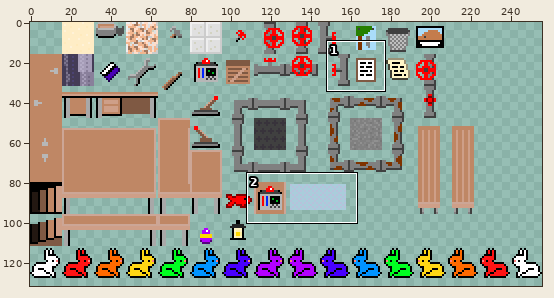
A sprite sheet gets an edit: The Revenge/The Revenge/bin/Debug/tileset1.png. The picture above shows the old version from afar; the outline marks the close-up.
Close-up. Before the commit:
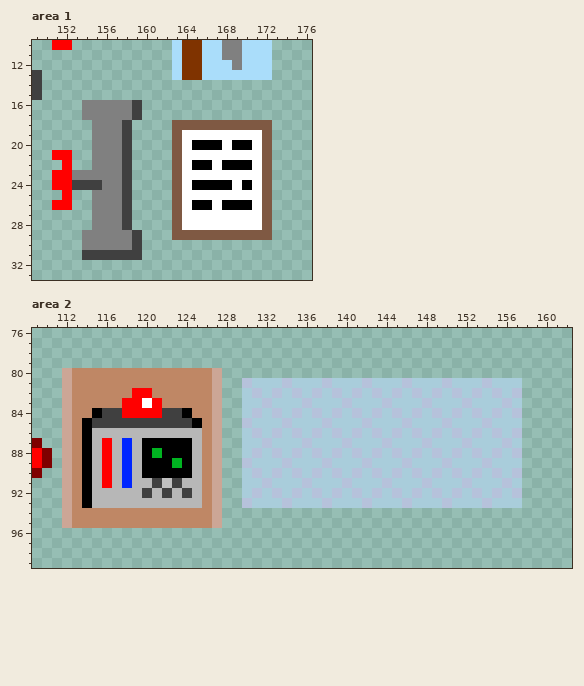
The file is 256x256 pixels. Colours within 5 levels of each other are drawn and written as one. Shown: area 1: x 149..176, y 10..33; area 2: x 109..162, y 76..99. The wide view leaves out empty margins.
After the commit:
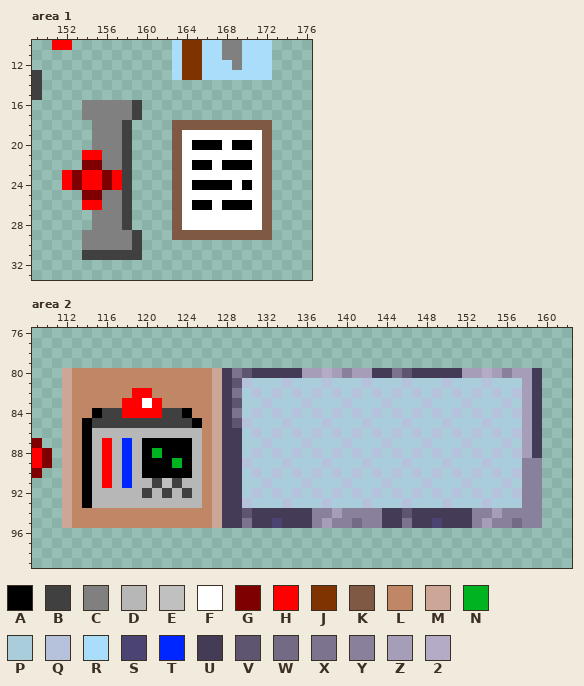
Palette (. is transparent): A #000000  B #404040  C #808080  D #b7b7b7  E #c0c0c0  F #ffffff  G #7f0000  H #ff0000  J #7f3300  K #7f5943  L #bf8765  M #cca696  N #00b421  P #a9cddb  Q #b6c2db  R #aaddfa  S #4b4372  T #0026ff  U #443c56  V #5e5670  W #736a85  X #7c748e  Y #89809b  Z #a69db8  2 #b4acc6
What changed:
Changed rows in their new state; - is an unchanged pixel.
Area 1:
first column x 151:
21 ..-HH--
22 -.-GG--
23 .-GHHGH
24 .-GHHGH
25 -.-GG--
26 ..-HH--
Area 2:
first column x 128:
 80 UXVUUUUUZZ2ZYZZUUXVUUUUUZZ2ZYZZU
 81 UV----------------------------ZU
 82 UX----------------------------ZU
 83 UV----------------------------ZU
 84 UX----------------------------ZU
 85 UV----------------------------ZU
 86 UU----------------------------ZU
 87 UU----------------------------ZU
 88 UU----------------------------ZU
 89 UU----------------------------YY
 90 UU----------------------------YY
 91 UU----------------------------YY
 92 UU----------------------------YY
 93 UU----------------------------YY
 94 UUVUUUUUUYYZYYYYUUVUUUUUUYYZYYYY
 95 UUXUUSUUUYZYYWYYUUXUUSUUUYZYYWYY
